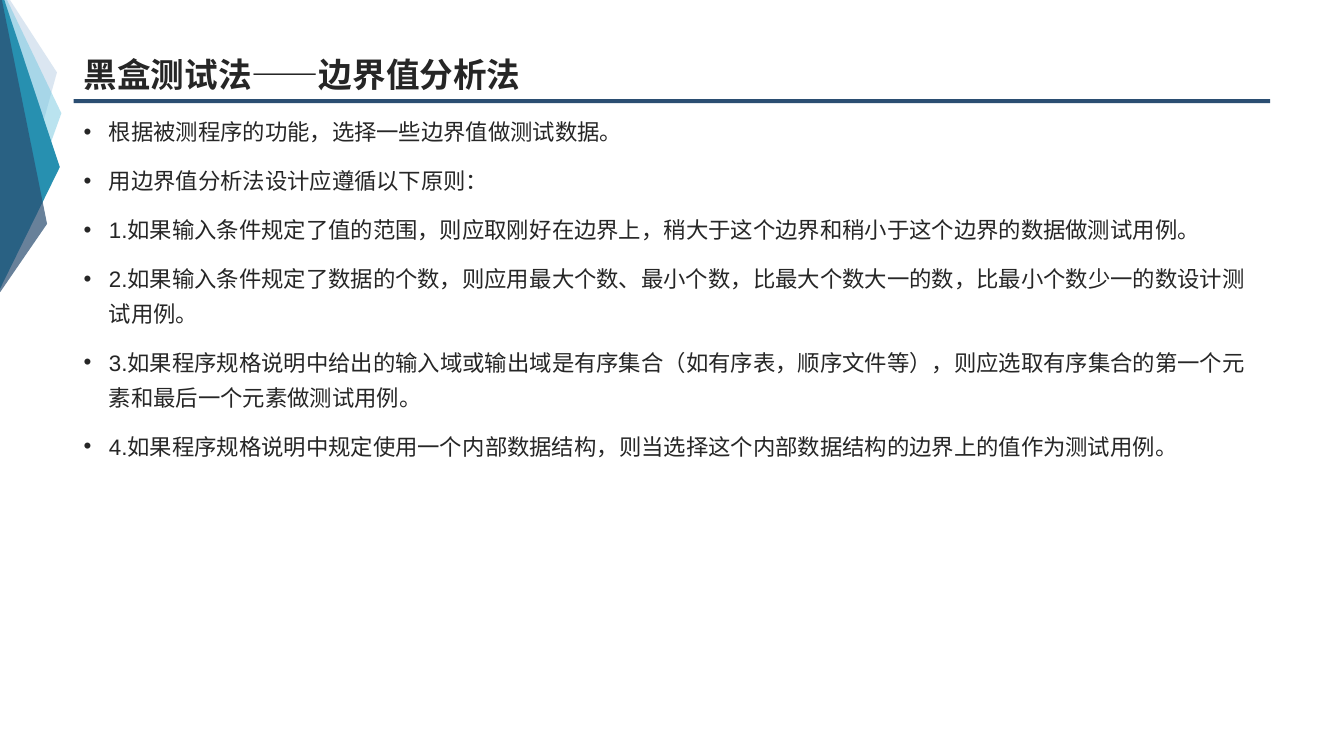
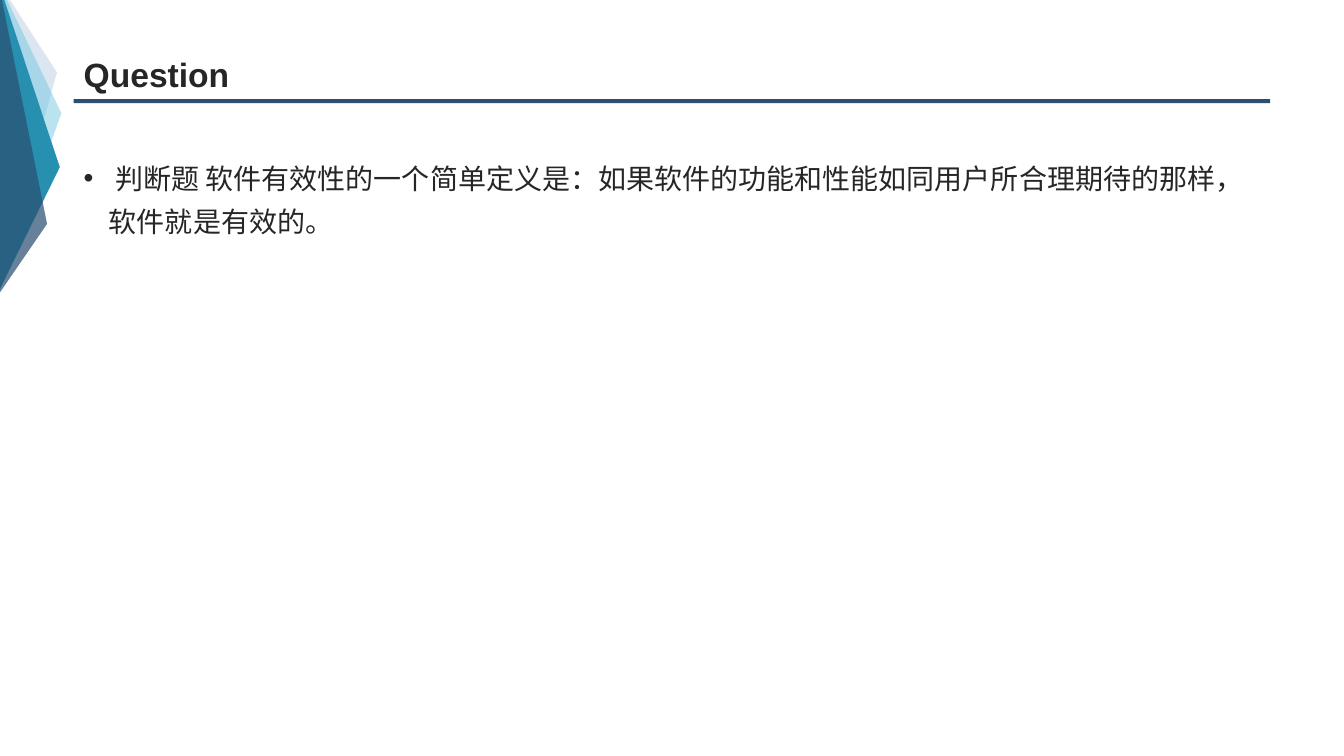
Before and after one commit to group-fourteen/G14-, a slide deck: slide 42 of 翻转课堂/7.5确认测试.ppt (slide 17 before the commit). Drawn at 1344x756 pixels with LibreOffice and Linux fonts; fonts in the diff are those of the drawing. Boxes give left, top, right and bottom in pixels: in the first picture for what was removed or moved away, otherwise in the second. Text is boxed around its words. In the diff, an @@ line names an element or a change of style, - is before the commit and + after.

```diff
--- a/翻转课堂/7.5确认测试.ppt
+++ b/翻转课堂/7.5确认测试.ppt
@@ title at (84, 62, 229, 94): text changed @@
-黑盒测试法——边界值分析法
+Question
@@ text at (109, 165, 1244, 235): text changed; size 16 to 20 pt @@
-• 根据被测程序的功能，选择一些边界值做测试数据。
-• 用边界值分析法设计应遵循以下原则：
-• 1.如果输入条件规定了值的范围，则应取刚好在边界上，稍大于这个边界和稍小于这个边界的数据做测试用例。
-• 2.如果输入条件规定了数据的个数，则应用最大个数、最小个数，比最大个数大一的数，比最小个数少一的数设计测试用例。
-• 3.如果程序规格说明中给出的输入域或输出域是有序集合（如有序表，顺序文件等），则应选取有序集合的第一个元素和最后一个元素做测试用例。
-• 4.如果程序规格说明中规定使用一个内部数据结构，则当选择这个内部数据结构的边界上的值作为测试用例。
+• 判断题 软件有效性的一个简单定义是：如果软件的功能和性能如同用户所合理期待的那样，软件就是有效的。
```
Also in this commit, not shown: 40 other slides changed, 6 slides added, 1 slide removed.
